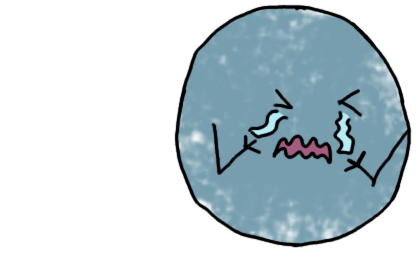
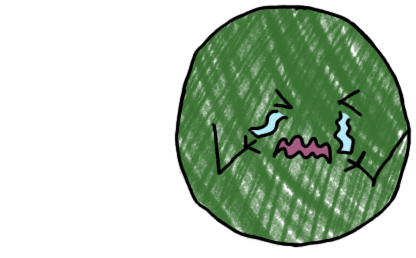
Two versions of the same layered image (416 x 258). Layer-by-layer changes:
added layer "Calque #3" above "Calque" over <box>175,5,410,248</box>
hid "Calque" over <box>175,5,410,248</box>
